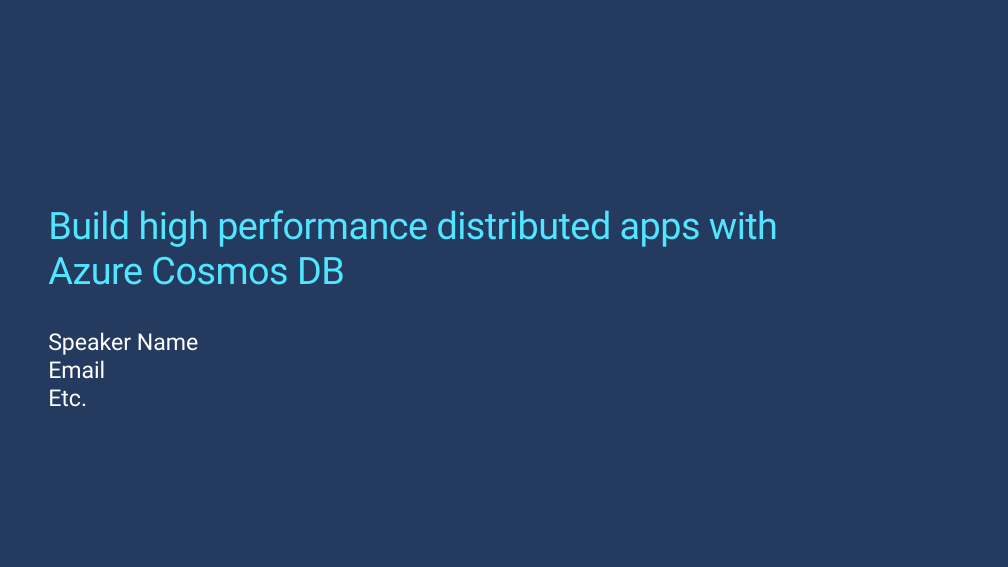
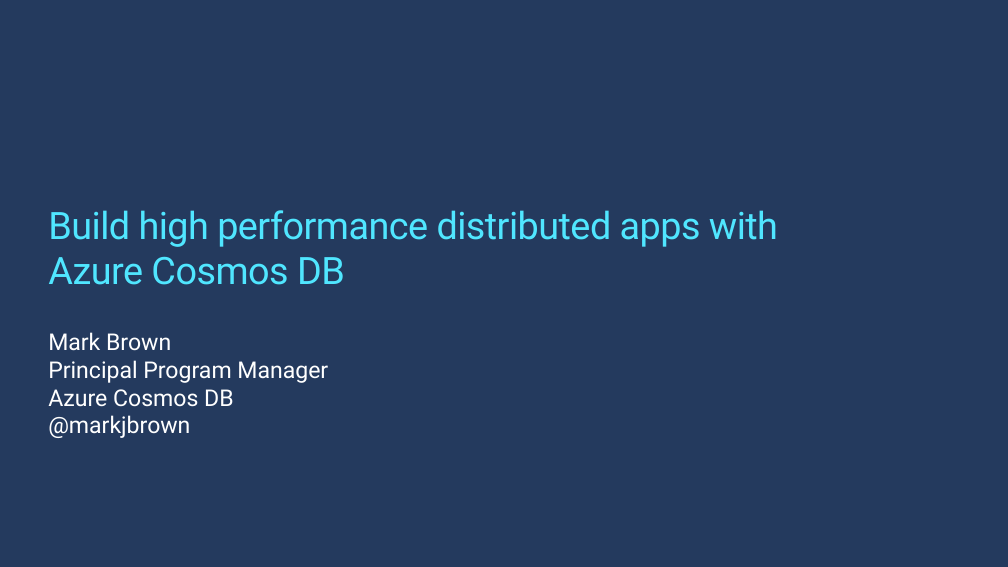
Before and after one commit to markjbrown/cosmos-global-distribution-demos, a slide deck: slide 1 of CosmosGlobalDistDemos/High-perf-apps-CosmosDB.pptx. Drawn at 1008x567 pixels with LibreOffice and Linux fonts; fonts in the diff are those of the drawing; background and template pictures are left out. Boxes give left, top, right and bottom in pixels: in the first picture for what was removed or moved away, otherwise in the second. Text is boxed around its words. In the diff, an @@ line names an element or a change of style, - is before the commit and + after.

```diff
--- a/CosmosGlobalDistDemos/High-perf-apps-CosmosDB.pptx
+++ b/CosmosGlobalDistDemos/High-perf-apps-CosmosDB.pptx
@@ text at [48,332,328,438]: text changed @@
-Speaker Name
-Email
-Etc.
+Mark Brown
+Principal Program Manager
+Azure Cosmos DB
+@markjbrown
```
Also in this commit, not shown: 10 other slides changed, 7 slides added, 15 slides removed.
